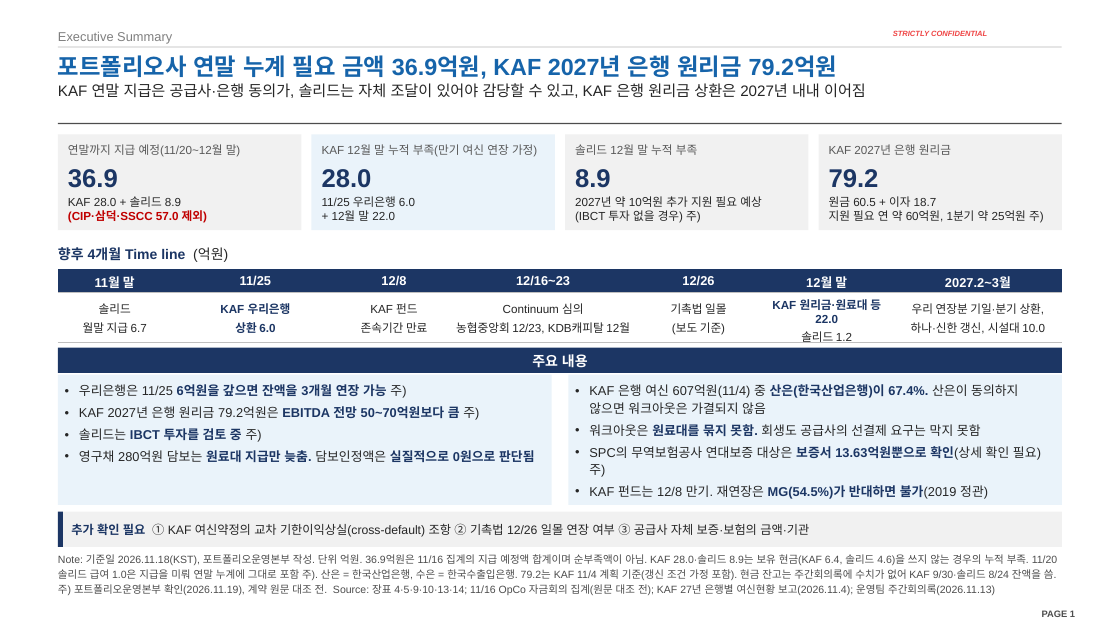
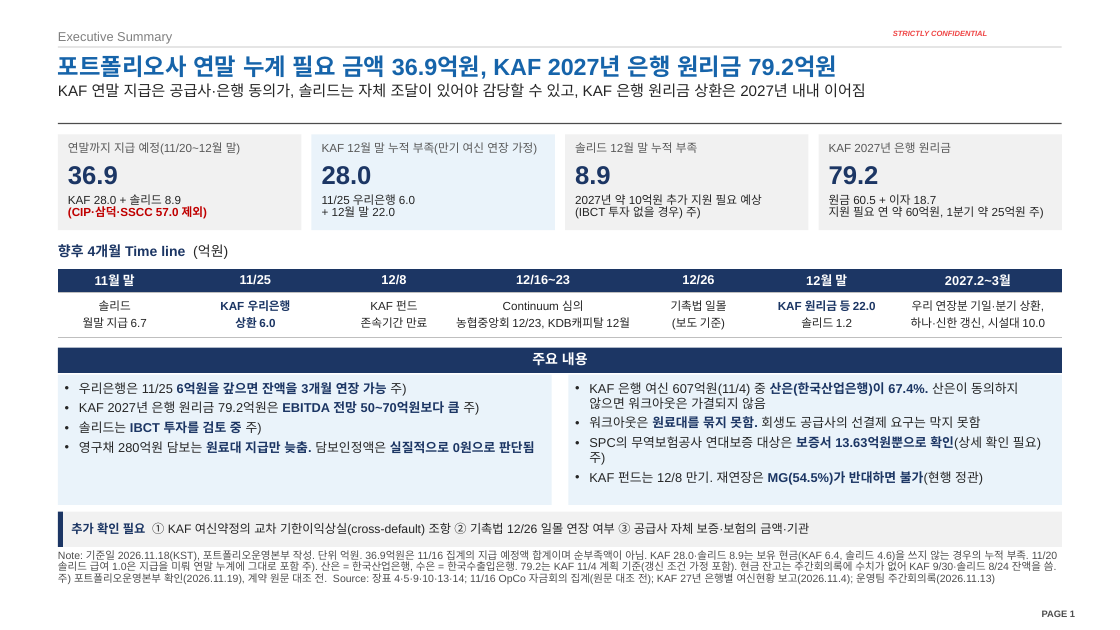
Before and after one commit to jogyesung/GS-Secretary, a slide deck: slide 1 of outputs/CIP_KAF_솔리드_자금조달차질_시나리오_20261120v3.pptx. Drawn at 1120x630 pixels with LibreOffice and Linux fonts; fonts in the diff are those of the drawing; background and template pictures are left out. Boxes give left, top, right and bottom in pixels: in the first picture for what was removed or moved away, otherwise in the second. Text is boxed around its words. In the diff, an @@ line names an element or a change of style, - is before the commit and + after.

```diff
--- a/outputs/CIP_KAF_솔리드_자금조달차질_시나리오_20261120v3.pptx
+++ b/outputs/CIP_KAF_솔리드_자금조달차질_시나리오_20261120v3.pptx
@@ line spacing 1 to 0.87 in 4 elements at box(68, 194, 207, 219), box(322, 194, 415, 217), box(575, 194, 761, 219), box(829, 194, 1044, 219) @@
@@ table at box(58, 269, 1062, 334) @@
-row 2, column 6: KAF 원리금·원료대 등 22.0 / 솔리드 1.2
+row 2, column 6: KAF 원리금 등 22.0 / 솔리드 1.2
@@ line spacing 1.05 to 0.91 @@
@@ rectangle "주요 내용" at box(58, 348, 1062, 373): line spacing 1.05 to 0.91 @@
@@ line spacing 1.12 to 0.97 in 10 elements at box(68, 142, 241, 155), box(68, 166, 118, 185), box(322, 142, 537, 155), box(322, 166, 372, 185), box(575, 142, 697, 153), box(575, 166, 611, 185), box(829, 142, 951, 153), box(829, 166, 879, 185), box(58, 244, 228, 259), box(58, 375, 552, 505) @@
@@ text in rectangle at box(589, 382, 1041, 465): line spacing 1.12 to 0.97 @@
@@ text in rectangle at box(589, 471, 983, 485): text changed @@
-• KAF 펀드는 12/8 만기. 재연장은 MG(54.5%)가 반대하면 불가(2019 정관)
+• KAF 펀드는 12/8 만기. 재연장은 MG(54.5%)가 반대하면 불가(현행 정관)
@@ text "Note: 기준일 2026.11.18(KST), 포트폴리오운영본부 작성. ..." at box(58, 550, 1058, 584): line spacing 1.2 to 0.9 @@
```
Also in this commit, not shown: 22 other slides changed, 1 other file.
